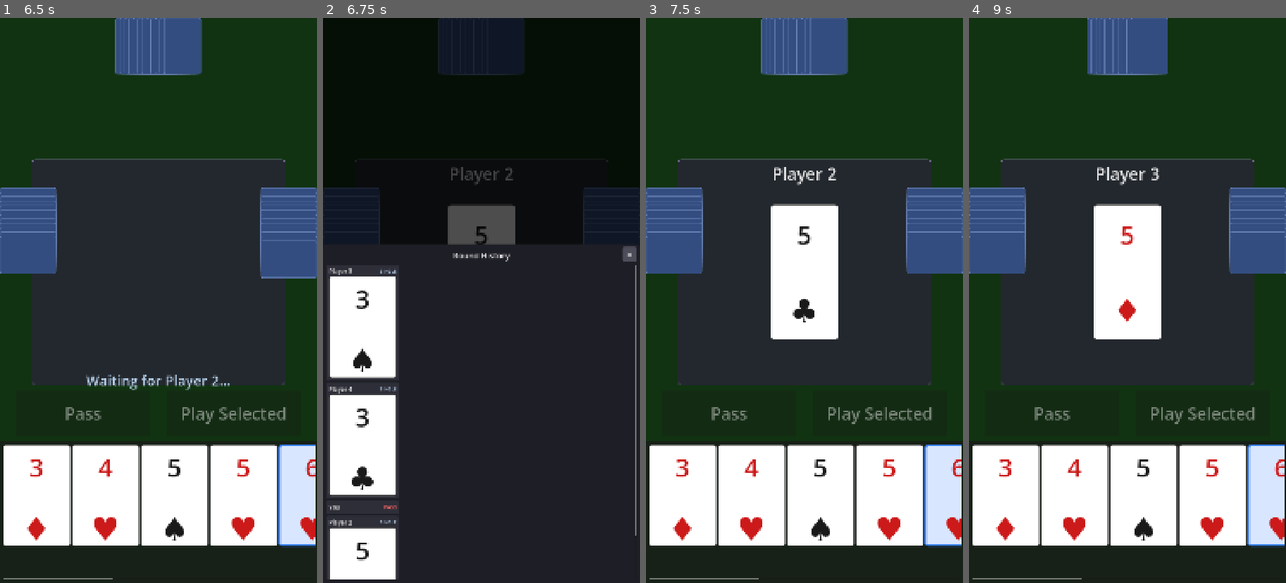
Above: before the commit, frames 1-4 (left to right).
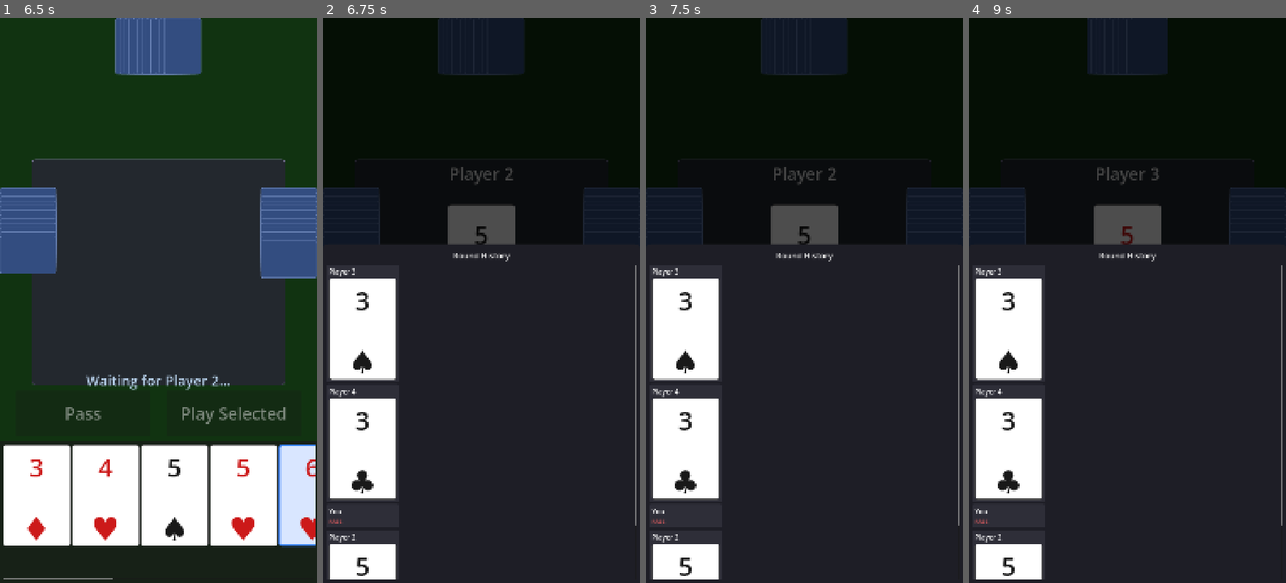
Above: after the commit, the same moments.

Repository: binhrobles/thirteen
Game: Godot game, scene res://scenes/main.tscn
The game is run twice, just before and just after one commit, with the same random seed, the same clock (stepped at 60 frames per second) and the same inputs.
Inputs (mouse positions are in pixels of both pictures, inside the frame that each line leads up to):
- Up to frame 1 (6.5 s): tap Enter at 0.5, 2 s; move the mouse to (38, 498) at 0.52 s; click (38, 498) at 0.67 s; tap Space at 1.25, 2.75 s; move the mouse to (104, 498) at 1.27 s; click (104, 498) at 1.42 s; move the mouse to (174, 498) at 2.02 s; click (174, 498) at 2.17 s; move the mouse to (244, 498) at 2.77 s; click (244, 498) at 2.92 s; click "Play Selected" at 3.5 s; click "Play Selected" at 4.25 s; click "Pass" at 5 s; move the mouse to (313, 498) at 5.77 s; click (313, 498) at 5.92 s
- Up to frame 2 (6.75 s): tap Enter at 6.5 s; move the mouse to (481, 272) at 6.52 s; click (481, 272) at 6.67 s
- Up to frame 3 (7.5 s): click (953, 255) at 7.25 s, where only the run before the commit has a clickable "×"
- Up to frame 4 (9 s): tap Space at 8 s; move the mouse to (1127, 272) at 8.02 s; click (1127, 272) at 8.17 s; click (1276, 255) at 8.75 s, where only the run before the commit has a clickable "×"

Frame 1 is identical in both runs. In frame 2, 2.2% of the frame differs, in the area x 1-99%, y 40-99%; in frame 3, 69%; in frame 4, 70%, in the area x 0-100%, y 0-100%.

Commit message:
Improve play history drawer UX
Changes:
- Remove X close button (click-outside is intuitive enough)
- Remove combo type labels (cleaner, less cluttered)
- Make player names more prominent (24px font, brighter white)

The drawer now has a cleaner, more focused layout that emphasizes who played what cards.

Co-Authored-By: Claude Sonnet 4.5 <noreply@anthropic.com>

Diff:
--- a/scripts/play_history_drawer.gd
+++ b/scripts/play_history_drawer.gd
@@ -10,7 +10,6 @@
 @onready var scroll_container: ScrollContainer
 @onready var history_list: VBoxContainer
 @onready var title_label: Label
-@onready var close_button: Button
 
 const CardSpriteScene := preload("res://scenes/card_sprite.tscn")
 const PLAYER_NAMES := ["You", "Player 2", "Player 3", "Player 4"]
@@ -63,26 +62,6 @@
 	title_label.offset_top = 20
 	title_label.offset_bottom = 60
 	drawer_panel.add_child(title_label)
-
-	# Close button (X in top right)
-	close_button = Button.new()
-	close_button.text = "×"
-	close_button.add_theme_font_size_override("font_size", 36)
-	close_button.anchor_left = 1.0
-	close_button.anchor_right = 1.0
-	close_button.offset_left = -60
-	close_button.offset_right = -10
-	close_button.offset_top = 10
-	close_button.offset_bottom = 60
-	var close_style := StyleBoxFlat.new()
-	close_style.bg_color = Color(0.3, 0.3, 0.35)
-	close_style.corner_radius_top_left = 8
-	close_style.corner_radius_top_right = 8
-	close_style.corner_radius_bottom_left = 8
-	close_style.corner_radius_bottom_right = 8
-	close_button.add_theme_stylebox_override("normal", close_style)
-	close_button.pressed.connect(_on_close_pressed)
-	drawer_panel.add_child(close_button)
 
 	# Scroll container for history
 	scroll_container = ScrollContainer.new()
@@ -173,21 +152,13 @@
 	vbox.add_theme_constant_override("separation", 4)
 	container.add_child(vbox)
 
-	# Player name and combo type
-	var header := HBoxContainer.new()
-	vbox.add_child(header)
-
+	# Player name (prominent)
 	var player_label := Label.new()
 	var player_id: int = entry["player"]
 	player_label.text = PLAYER_NAMES[player_id]
-	player_label.add_theme_font_size_override("font_size", 20)
-	player_label.add_theme_color_override("font_color", Color(0.9, 0.9, 0.9))
-	header.add_child(player_label)
-
-	# Spacer
-	var spacer := Control.new()
-	spacer.size_flags_horizontal = Control.SIZE_EXPAND_FILL
-	header.add_child(spacer)
+	player_label.add_theme_font_size_override("font_size", 24)  # Larger, more prominent
+	player_label.add_theme_color_override("font_color", Color(1.0, 1.0, 1.0))  # Brighter white
+	vbox.add_child(player_label)
 
 	# Handle pass vs play
 	var play = entry["play"]
@@ -196,15 +167,8 @@
 		pass_label.text = "PASS"
 		pass_label.add_theme_font_size_override("font_size", 18)
 		pass_label.add_theme_color_override("font_color", Color(1.0, 0.4, 0.4))
-		header.add_child(pass_label)
+		vbox.add_child(pass_label)
 	else:
-		# Show combo type
-		var combo_label := Label.new()
-		combo_label.text = Play.Combo.keys()[play.combo]
-		combo_label.add_theme_font_size_override("font_size", 16)
-		combo_label.add_theme_color_override("font_color", Color(0.7, 0.8, 0.9))
-		header.add_child(combo_label)
-
 		# Show cards
 		var cards_container := HBoxContainer.new()
 		cards_container.add_theme_constant_override("separation", 4)
@@ -221,11 +185,6 @@
 	return container
 
 
-func _on_close_pressed() -> void:
-	"""Close button pressed"""
-	_dismiss()
-
-
 func _on_background_input(event: InputEvent) -> void:
 	"""Handle tap on background to dismiss"""
 	if event is InputEventMouseButton and event.pressed and event.button_index == MOUSE_BUTTON_LEFT:
